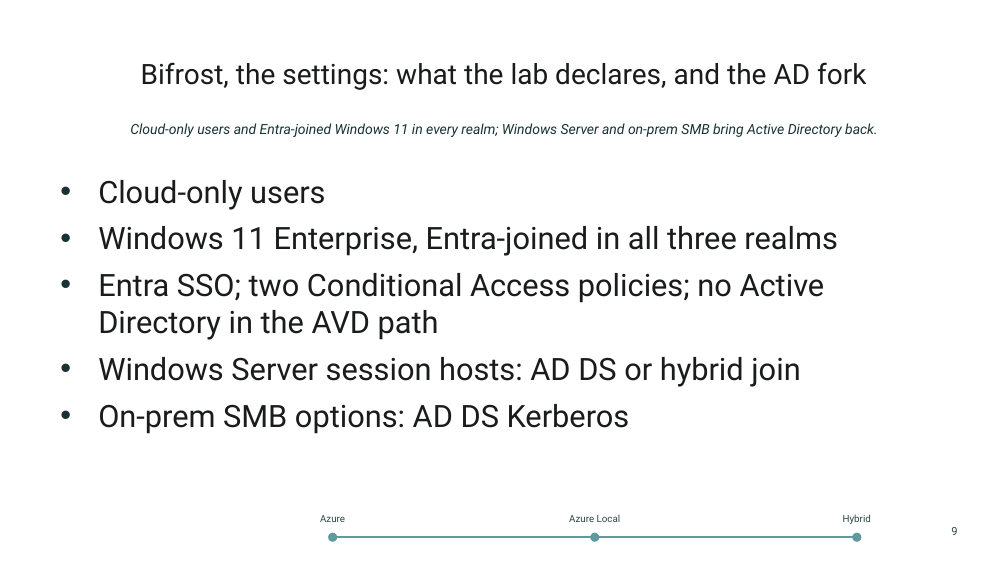
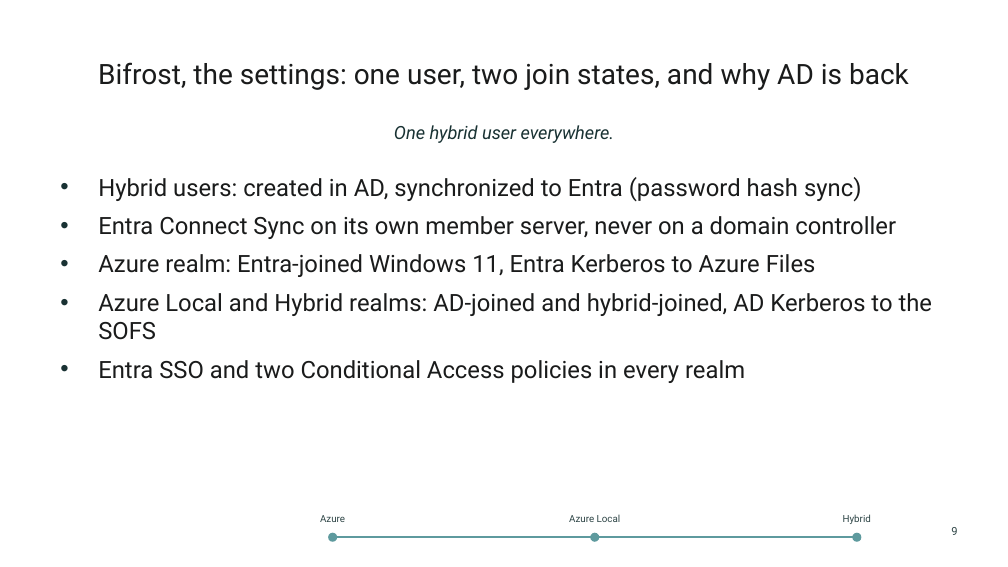
Before and after one commit to thisismydemo/nic2026_avd, a slide deck: slide 9 of presentation/AVD_Anywhere_NIC2026.pptx. Drawn at 1008x567 pixels with LibreOffice and Linux fonts; fonts in the diff are those of the drawing; background and template pictures are left out. Boxes give left, top, right and bottom in pixels: in the first picture for what was removed or moved away, otherwise in the second. Text is boxed around its words. In the diff, an @@ line names an element or a change of style, - is before the commit and + after.

```diff
--- a/presentation/AVD_Anywhere_NIC2026.pptx
+++ b/presentation/AVD_Anywhere_NIC2026.pptx
@@ title at [98,62,909,90]: text changed @@
-Bifrost, the settings: what the lab declares, and the AD fork
+Bifrost, the settings: one user, two join states, and why AD is back
@@ text at [394,125,614,143]: text changed; size 10 to 13 pt @@
-Cloud-only users and Entra-joined Windows 11 in every realm; Windows Server and on-prem SMB bring Active Directory back.
+One hybrid user everywhere.
@@ text at [98,177,933,383]: text changed; size 22 to 17 pt @@
-• Cloud-only users
-• Windows 11 Enterprise, Entra-joined in all three realms
-• Entra SSO; two Conditional Access policies; no Active Directory in the AVD path
-• Windows Server session hosts: AD DS or hybrid join
-• On-prem SMB options: AD DS Kerberos
+• Hybrid users: created in AD, synchronized to Entra (password hash sync)
+• Entra Connect Sync on its own member server, never on a domain controller
+• Azure realm: Entra-joined Windows 11, Entra Kerberos to Azure Files
+• Azure Local and Hybrid realms: AD-joined and hybrid-joined, AD Kerberos to the SOFS
+• Entra SSO and two Conditional Access policies in every realm
```
Also in this commit, not shown: 18 other slides changed, 1 slide added, 16 other files.
